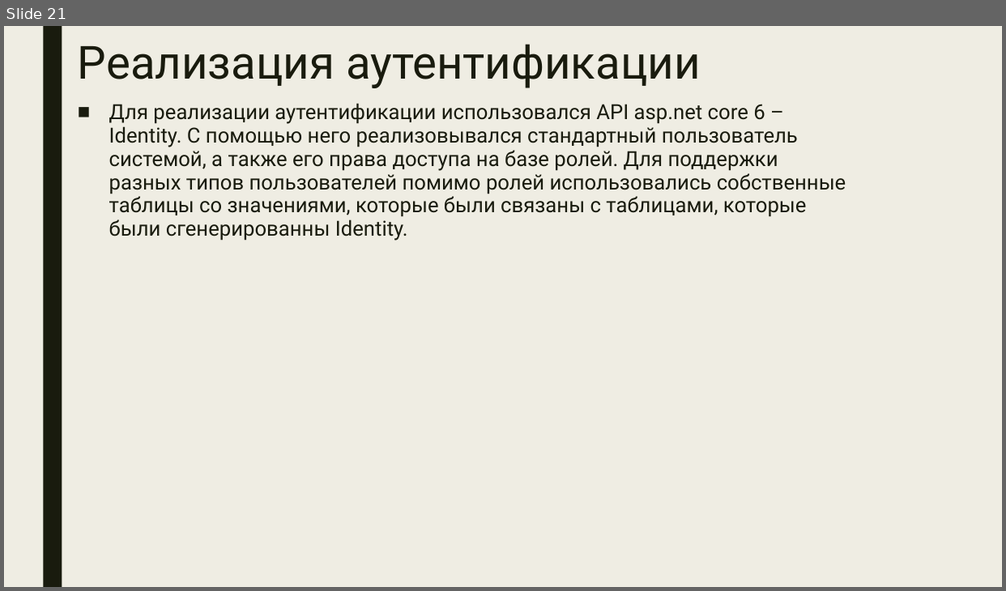
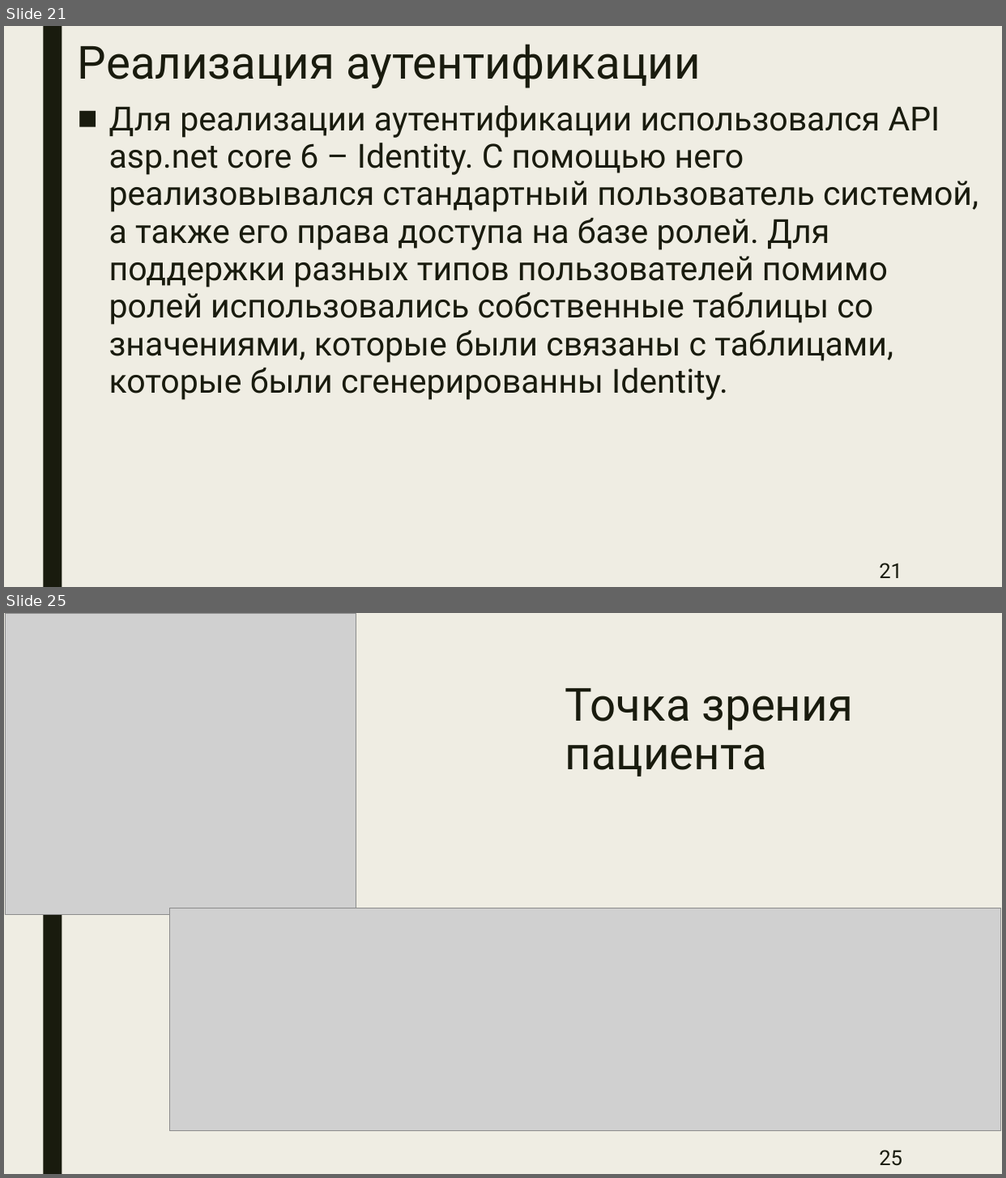
Before and after one commit to TopRuiner/MIS, a slide deck: DOC/ИСТ220-ТП-КП-Презентация-Крылов.pptx. Shown one above the other, each under a label of ours: slide 21 before the commit, slides 21 and 25 after it; the slides between them are not shown. The pictures are 1006x591 and 1006x1178 pixels, drawn with LibreOffice and Linux fonts; fonts in the diff are those of the drawing; grey boxes stand for pictures. Boxes give left, top, right and bottom in pixels: in the first picture for what was removed or moved away, otherwise in the second. Text is boxed around its words. In the diff, an @@ line names an element or a change of style, - is before the commit and + after.

```diff
--- a/DOC/ИСТ220-ТП-КП-Презентация-Крылов.pptx
+++ b/DOC/ИСТ220-ТП-КП-Презентация-Крылов.pptx
@@ slide 25 added at (4, 613, 1002, 1174), background #EFEDE3; not listed: 1 template element that a slide beside it also shows @@
@@ picture added at (5, 613, 356, 914) @@
@@ text added at (565, 688, 853, 777), 44 pt, text #191B0E @@
+Точка зрения пациента
@@ picture added at (170, 908, 1001, 1131) @@
@@ page number added at (879, 1150, 902, 1166), 20 pt, text #191B0E @@
+25
@@ slide 21 changed as well @@
@@ text "Для реализации аутентификации использовался API ..." at (109, 105, 978, 400): size 20 to 32 pt @@
@@ page number added at (879, 563, 902, 578), 20 pt, text #191B0E @@
+21
```
Also in this commit, not shown: 19 other slides changed, 23 other slides added, 23 slides removed, 3 other files.
